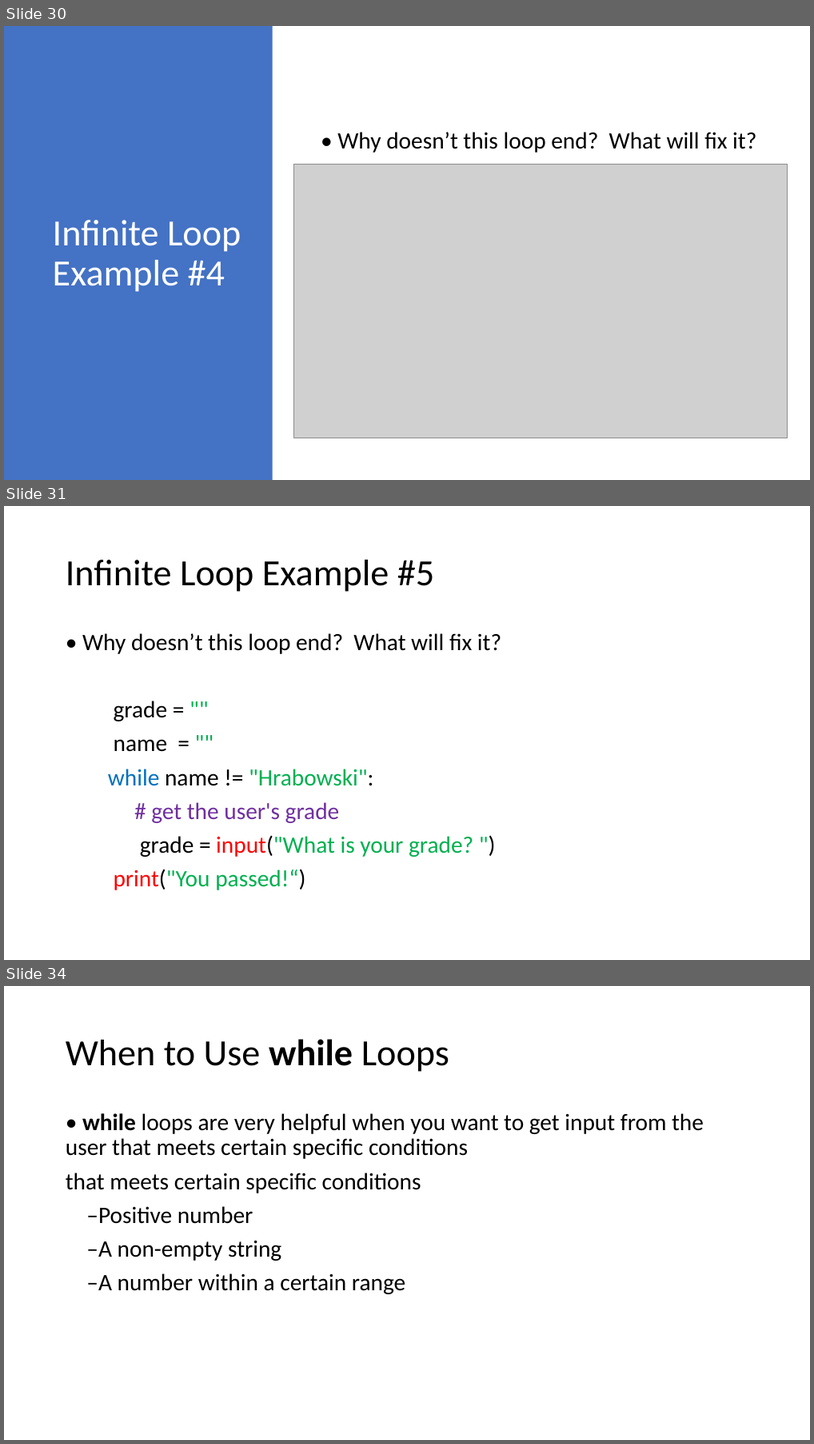
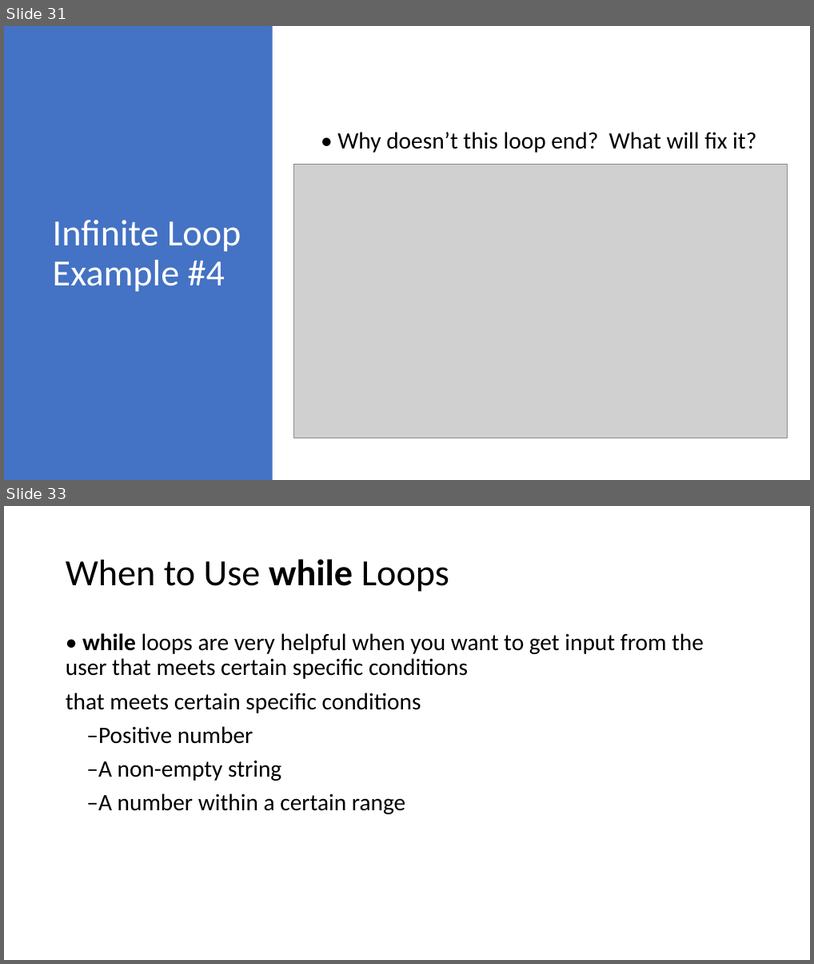
Before and after one commit to HKohin/Python-for-Upward-Bound-Program, a slide deck: PYTHON_7_While Loops.pptx. Shown one above the other, each under a label of ours: slides 30, 31 and 34 before the commit, slides 31 and 33 after it; the slides between them are not shown. The pictures are 814x1444 and 814x964 pixels, drawn with LibreOffice and Linux fonts; fonts in the diff are those of the drawing; grey boxes stand for pictures. Boxes give left, top, right and bottom in pixels: in the first picture for what was removed or moved away, otherwise in the second. Text is boxed around its words. In the diff, an @@ line names an element or a change of style, - is before the commit and + after.

```diff
--- a/PYTHON_7_While Loops.pptx
+++ b/PYTHON_7_While Loops.pptx
@@ slide 31 removed at <box>4,506,810,960</box>, background #FFFFFF @@
@@ title removed at <box>66,560,434,592</box> @@
-Infinite Loop Example #5
@@ text removed at <box>82,633,502,890</box> @@
-• Why doesn’t this loop end? What will fix it?
-grade = ""
-name = ""
-while name != "Hrabowski":
-# get the user's grade
-grade = input("What is your grade? ")
-print("You passed!“)
@@ what was slide 30 is now slide 31 @@
@@ what was slide 34 is now slide 33 @@
```
Also in this commit, not shown: 6 slides changed, 1 slide added, 1 other slide removed.
